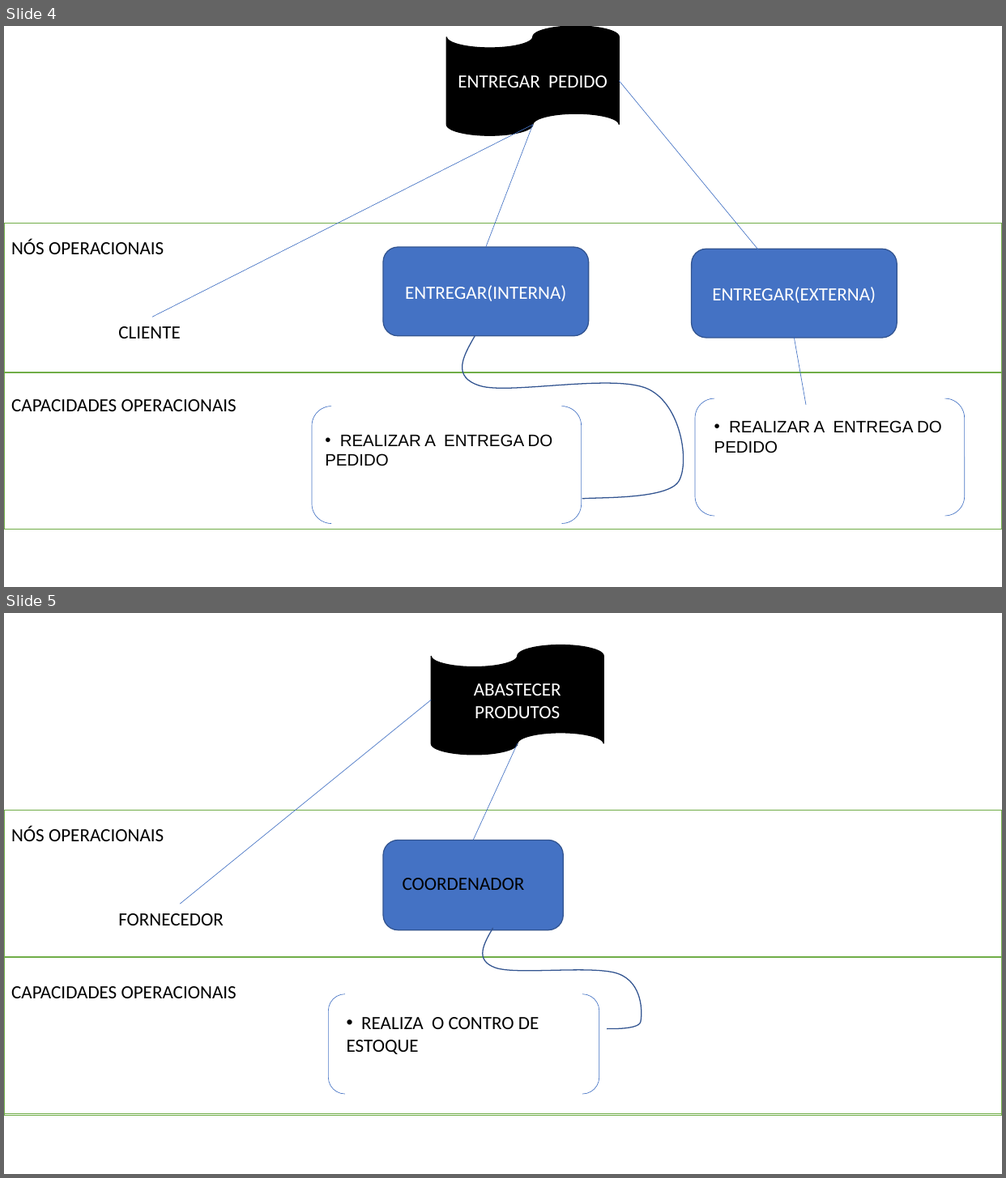
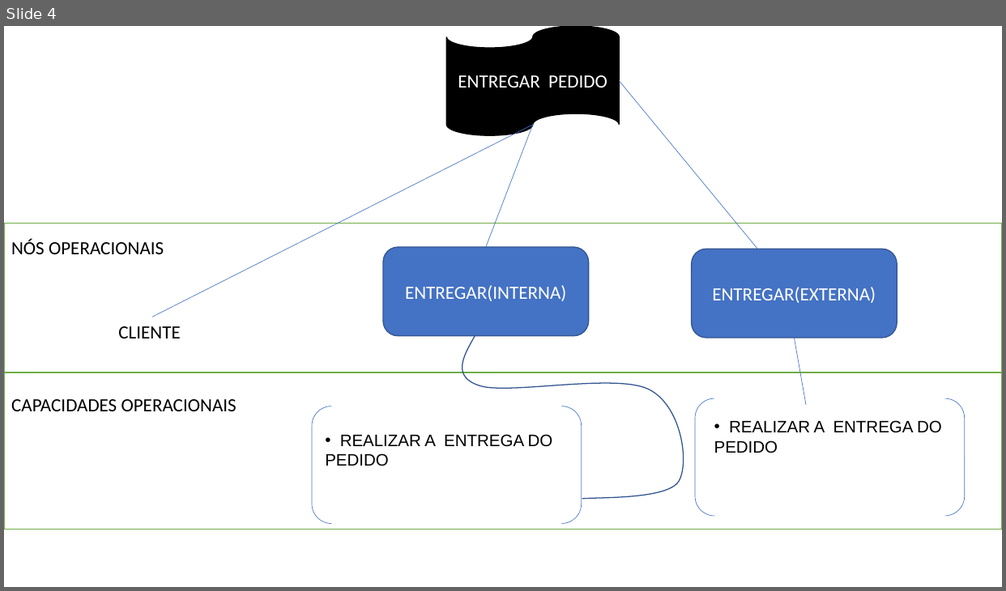
Before and after one commit to joseLus007/Projeto_joaninha, a slide deck: 15-Cenarios Operacionais.pptx. Shown one above the other, each under a label of ours: slides 4 and 5 before the commit, slide 4 after it. The pictures are 1006x1178 and 1006x591 pixels, drawn with LibreOffice and Linux fonts; fonts in the diff are those of the drawing. Boxes give left, top, right and bottom in pixels: in the first picture for what was removed or moved away, otherwise in the second. Text is boxed around its words. In the diff, an @@ line names an element or a change of style, - is before the commit and + after.

```diff
--- a/15-Cenarios Operacionais.pptx
+++ b/15-Cenarios Operacionais.pptx
@@ slide 5 removed at box(4, 613, 1002, 1174), background #FFFFFF @@
@@ flow chart punched tape removed at box(432, 645, 603, 755) @@
-ABASTECER PRODUTOS
@@ line removed from (180, 905) to (432, 700) @@
@@ line removed from (473, 840) to (518, 744) @@
@@ rectangle removed at box(4, 811, 1002, 1116) @@
@@ text removed at box(11, 825, 164, 841) @@
-NÓS OPERACIONAIS
@@ rounded rectangle removed at box(384, 840, 564, 930) @@
@@ text removed at box(403, 878, 525, 890) @@
-COORDENADOR
@@ text removed at box(118, 914, 224, 926) @@
-FORNECEDOR
@@ freeform shape removed at box(483, 928, 641, 1029) @@
@@ rectangle removed at box(4, 957, 1002, 1114) @@
@@ text removed at box(11, 986, 236, 999) @@
-CAPACIDADES OPERACIONAIS
@@ bracket pair removed at box(328, 995, 599, 1094) @@
@@ text removed at box(347, 1017, 539, 1054) @@
-• REALIZA O CONTRO DE ESTOQUE
```
Also in this commit, not shown: 7 other files.
